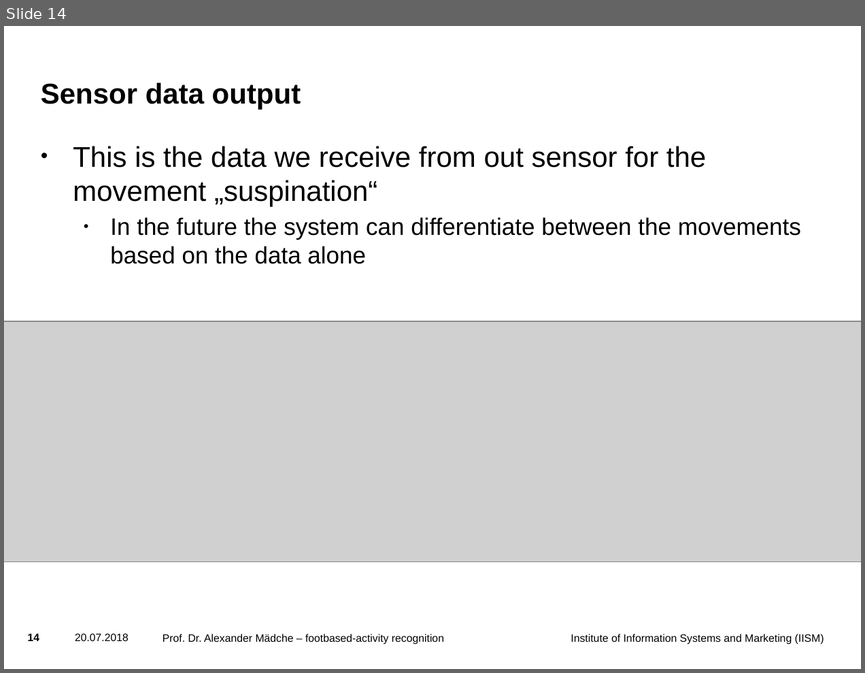
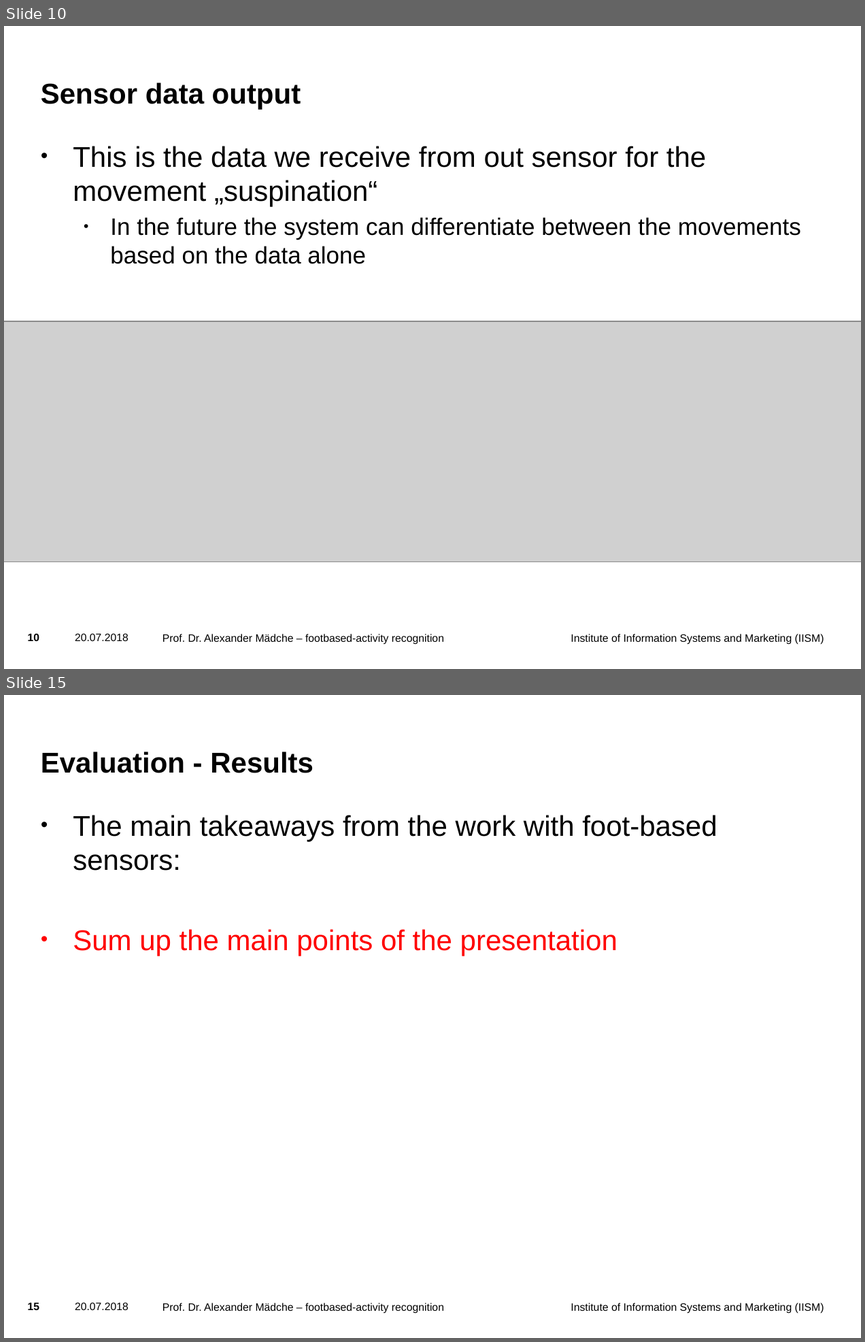
Before and after one commit to liskior/Footbased, a slide deck: docs/presentation/final presentation/final presentation_foot-based activity recognition.pptx. Shown one above the other, each under a label of ours: slide 14 before the commit, slides 10 and 15 after it; the slides between them are not shown. The pictures are 865x673 and 865x1342 pixels, drawn with LibreOffice and Linux fonts; fonts in the diff are those of the drawing; grey boxes stand for pictures; background and template pictures are left out. Boxes give left, top, right and bottom in pixels: in the first picture for what was removed or moved away, otherwise in the second. Text is boxed around its words. In the diff, an @@ line names an element or a change of style, - is before the commit and + after.

```diff
--- a/docs/presentation/final presentation/final presentation_foot-based activity recognition.pptx
+++ b/docs/presentation/final presentation/final presentation_foot-based activity recognition.pptx
@@ slide 15 added at [4,695,861,1338], background picture (left out); not listed: 3 template elements that a slide beside it also shows @@
@@ title added at [41,751,313,773], 24 pt, text #000000, bold @@
+Evaluation - Results
@@ text added at [73,815,717,955], 24 pt, text #000000 @@
+• The main takeaways from the work with foot-based sensors:
+• Sum up the main points of the presentation
@@ text added at [162,1302,444,1313], 9 pt, text #000000 @@
+Prof. Dr. Alexander Mädche – footbased-activity recognition
@@ what was slide 14 is now slide 10 @@
@@ page number at [28,633,40,641]: text changed @@
-14
+10
```
Also in this commit, not shown: 6 slides changed, 1 other slide added, 1 slide removed, 1 other file.
